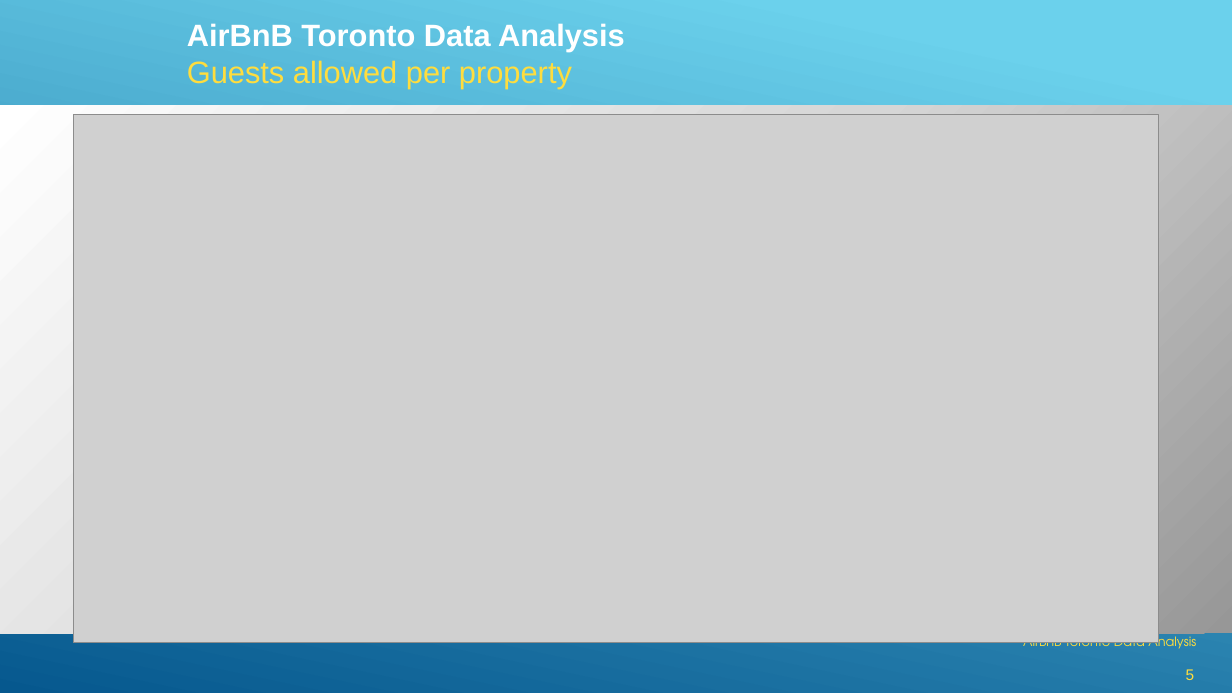
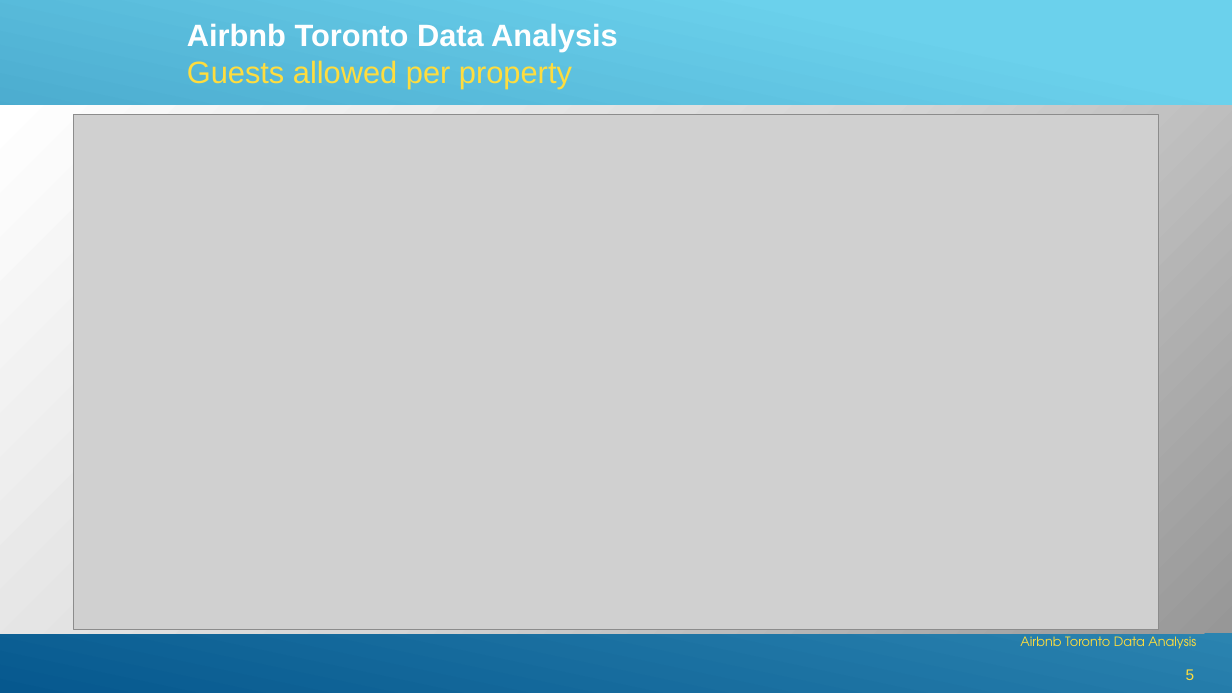
Before and after one commit to GSRichie/Final-Project-, a slide deck: slide 5 of AirBnB Toronto Data Analysis.pptx. Drawn at 1232x693 pixels with LibreOffice and Linux fonts; fonts in the diff are those of the drawing; grey boxes stand for pictures. Boxes give left, top, right and bottom in pixels: in the first picture for what was removed or moved away, otherwise in the second. Text is boxed around its words. In the diff, an @@ line names an element or a change of style, - is before the commit and + after.

```diff
--- a/AirBnB Toronto Data Analysis.pptx
+++ b/AirBnB Toronto Data Analysis.pptx
@@ text at box(187, 23, 618, 88): text changed @@
-AirBnB Toronto Data Analysis
-Guests allowed per property
+Airbnb Toronto Data Analysis
+Guests allowed per property
@@ picture: place and size @@
-picture at box(74, 115, 1159, 643)
+picture at box(74, 115, 1159, 629)
@@ text at box(1020, 633, 1196, 649): text changed @@
-AirBnB Toronto Data Analysis
+Airbnb Toronto Data Analysis
```
Also in this commit, not shown: 9 other slides changed, 3 slides added, 3 other files.
